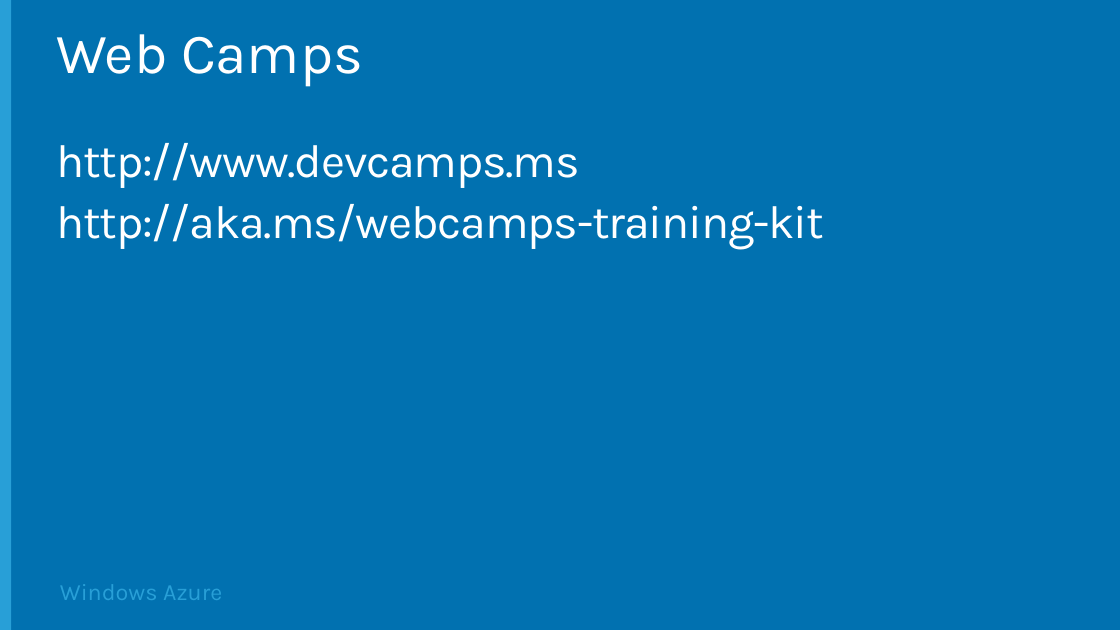
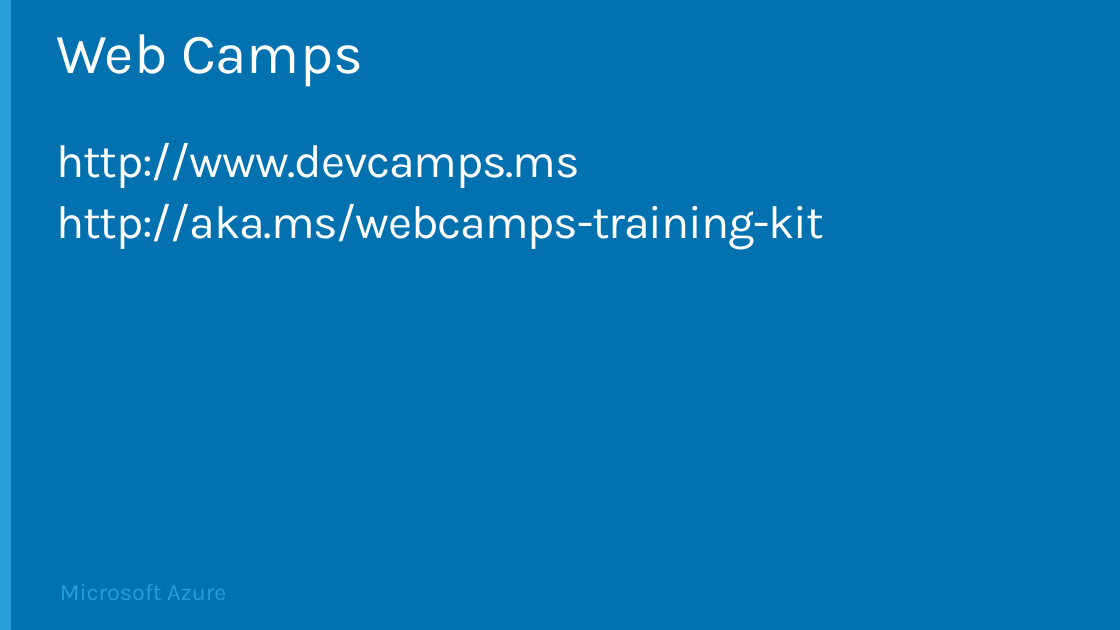
Before and after one commit to Microsoft-Web/DECK-Conclusion, a slide deck: slide 10 of 8-Conclusion.pptx. Drawn at 1120x630 pixels with LibreOffice and Linux fonts; fonts in the diff are those of the drawing; background and template pictures are left out. Boxes give left, top, right and bottom in pixels: in the first picture for what was removed or moved away, otherwise in the second. Text is boxed around its words. In the diff, an @@ line names an element or a change of style, - is before the commit and + after.

Commit message:
Changed Windows Azure to Microsoft Azure

```diff
--- a/8-Conclusion.pptx
+++ b/8-Conclusion.pptx
@@ text at bbox=[60, 584, 226, 600]: text changed @@
-Windows Azure
+Microsoft Azure
```
Also in this commit, not shown: 10 other slides changed, 1 slide added, 1 slide removed, 1 other file.
